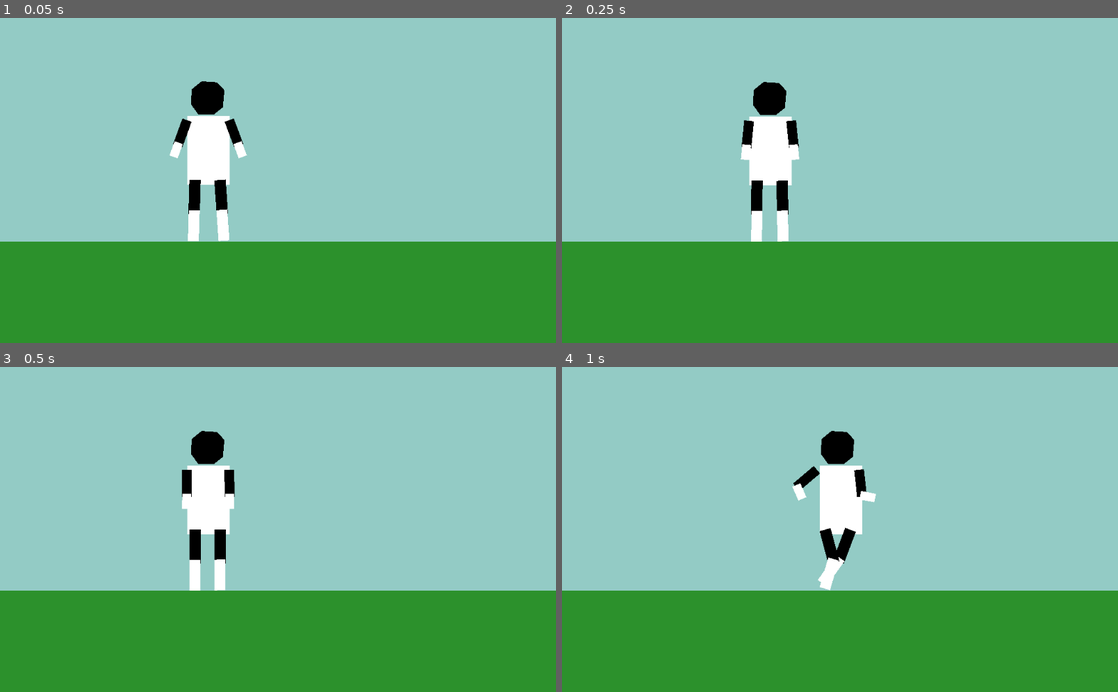
Above: before the commit, frames 1-4 (two rows, left to right).
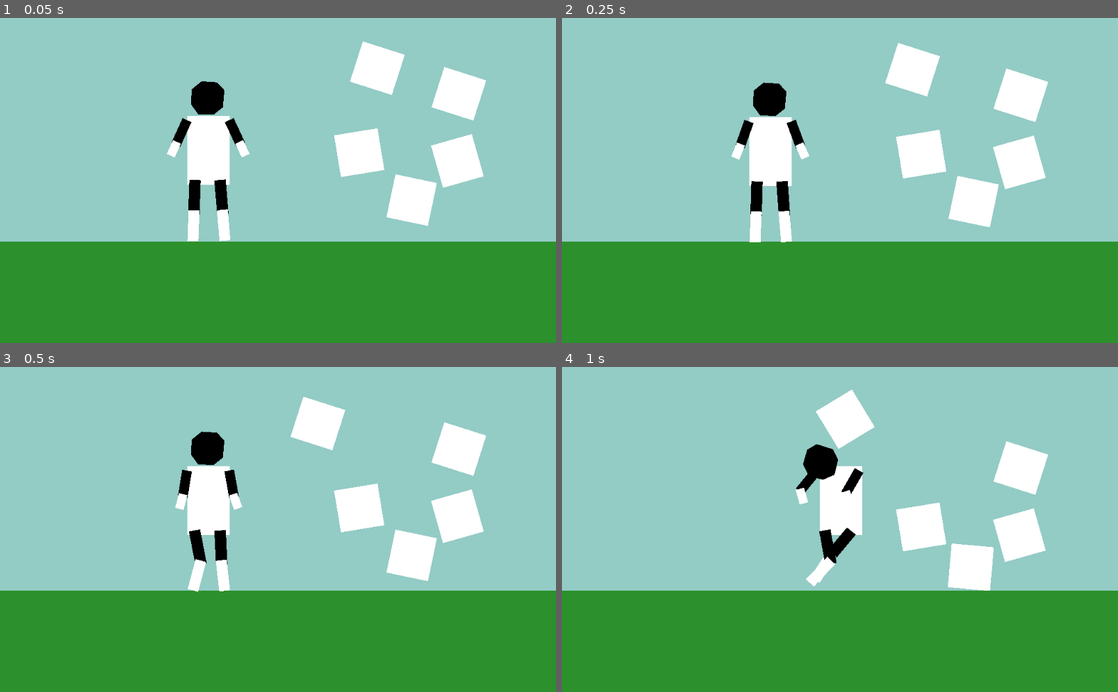
Above: after the commit, the same moments.

Repository: cccccroge/ragdoll_test
Game: Godot game, scene res://main_scene/Main.tscn
The game is run twice, just before and just after one commit, with the same random seed, the same clock (stepped at 60 frames per second) and the same inputs.
Inputs:
- Up to frame 1 (0.05 s): no input
- Up to frame 2 (0.25 s): no input
- Up to frame 3 (0.5 s): no input
- Up to frame 4 (1 s): hold D (character_move_right) from 0.53 s (still down)

The runs differ from the first frame. In frame 1, 5.5% of the frame differs, in the area x 30-88%, y 7-69%; in frame 2, 6.0%; in frame 3, 5.9%; in frame 4, 6.7%, in the area x 41-88%, y 7-69%.

Commit message:
Success on walk

Diff:
--- a/main_scene/Main.tscn
+++ b/main_scene/Main.tscn
@@ -1,9 +1,12 @@
-[gd_scene load_steps=3 format=2]
+[gd_scene load_steps=4 format=2]
 
 [ext_resource path="res://main_scene/character/Character_3.tscn" type="PackedScene" id=1]
 
 [sub_resource type="RectangleShape2D" id=1]
 extents = Vector2( 1540.59, 91.3183 )
+
+[sub_resource type="RectangleShape2D" id=2]
+extents = Vector2( 39.1134, 40.5828 )
 
 [node name="Main" type="Node2D"]
 
@@ -13,6 +16,9 @@
 margin_right = 2151.0
 margin_bottom = 604.0
 color = Color( 0.580392, 0.8, 0.776471, 1 )
+__meta__ = {
+"_edit_use_anchors_": false
+}
 
 [node name="Ground" type="StaticBody2D" parent="."]
 position = Vector2( 0.373016, 412.972 )
@@ -29,3 +35,89 @@
 
 [node name="Character_3" parent="." instance=ExtResource( 1 )]
 position = Vector2( 382.809, 412.172 )
+
+[node name="Obstacle" type="RigidBody2D" parent="."]
+position = Vector2( 758.291, 335.643 )
+rotation = 0.206691
+
+[node name="ColorRect" type="ColorRect" parent="Obstacle"]
+margin_left = -39.0
+margin_top = -40.0
+margin_right = 39.0
+margin_bottom = 41.0
+__meta__ = {
+"_edit_use_anchors_": false
+}
+
+[node name="CollisionShape2D" type="CollisionShape2D" parent="Obstacle"]
+shape = SubResource( 2 )
+
+[node name="Obstacle2" type="RigidBody2D" parent="."]
+position = Vector2( 842.268, 263.329 )
+rotation = -0.275744
+mass = 5.0
+continuous_cd = 2
+
+[node name="ColorRect" type="ColorRect" parent="Obstacle2"]
+margin_left = -39.0
+margin_top = -40.0
+margin_right = 39.0
+margin_bottom = 41.0
+__meta__ = {
+"_edit_use_anchors_": false
+}
+
+[node name="CollisionShape2D" type="CollisionShape2D" parent="Obstacle2"]
+shape = SubResource( 2 )
+
+[node name="Obstacle3" type="RigidBody2D" parent="."]
+position = Vector2( 661.074, 248.642 )
+rotation = -1.73327
+mass = 5.0
+
+[node name="ColorRect" type="ColorRect" parent="Obstacle3"]
+margin_left = -39.0
+margin_top = -40.0
+margin_right = 39.0
+margin_bottom = 41.0
+__meta__ = {
+"_edit_use_anchors_": false
+}
+
+[node name="CollisionShape2D" type="CollisionShape2D" parent="Obstacle3"]
+shape = SubResource( 2 )
+
+[node name="Obstacle4" type="RigidBody2D" parent="."]
+position = Vector2( 844.601, 139.695 )
+rotation = -1.26108
+mass = 5.0
+
+[node name="ColorRect" type="ColorRect" parent="Obstacle4"]
+margin_left = -39.0
+margin_top = -40.0
+margin_right = 39.0
+margin_bottom = 41.0
+__meta__ = {
+"_edit_use_anchors_": false
+}
+
+[node name="CollisionShape2D" type="CollisionShape2D" parent="Obstacle4"]
+shape = SubResource( 2 )
+
+[node name="Obstacle5" type="RigidBody2D" parent="."]
+position = Vector2( 702.836, 92.4402 )
+rotation = -1.26108
+mass = 5.0
+linear_velocity = Vector2( -250, 0 )
+
+[node name="ColorRect" type="ColorRect" parent="Obstacle5"]
+margin_left = -39.0
+margin_top = -40.0
+margin_right = 39.0
+margin_bottom = 41.0
+__meta__ = {
+"_edit_use_anchors_": false
+}
+
+[node name="CollisionShape2D" type="CollisionShape2D" parent="Obstacle5"]
+shape = SubResource( 2 )
--- a/main_scene/character/Character_3.gd
+++ b/main_scene/character/Character_3.gd
@@ -3,8 +3,9 @@
 
 export var velocity = 5
 
-export var anim_ratio = 0.1
+export var anim_ratio = 0.05
 var physics_ratio = 1 - anim_ratio
+var isBlend := true
 
 onready var bone_base = $Skeleton2D/Base
 onready var bone_head = $Skeleton2D/Base/Head
@@ -68,6 +69,9 @@
 
 
 func _physics_process(delta):
+	if not isBlend:
+		return
+
 	# blend rigid's rotation with animation
 	for i in range(bone_list.size()):
 		var physics = rigid_list[i].get_rotation()
@@ -78,18 +82,19 @@
 func _integrate_forces(state):
 	var xform = state.get_transform()
 
-	anim_ratio = 0.1
-
 	if Input.is_action_pressed("character_move_right"):
 		xform.origin.x += velocity
+		isBlend = true
 		anim_player.play("Run")
 	elif Input.is_action_pressed("character_move_left"):
 		xform.origin.x -= velocity
+		isBlend = true
 		anim_player.play("Run")
 	else:
 		#anim_player.play("Run")
-		#anim_player.play("Idle")
-		anim_player.stop()
-		anim_ratio = 0
+		anim_player.play("Idle")
+		#anim_player.stop()
+		#isBlend = false
+		pass
 
 	state.set_transform(xform)
--- a/main_scene/character/Character_3.tscn
+++ b/main_scene/character/Character_3.tscn
@@ -1,10 +1,11 @@
-[gd_scene load_steps=12 format=2]
+[gd_scene load_steps=13 format=2]
 
 [ext_resource path="res://main_scene/character/Character_3.gd" type="Script" id=1]
+[ext_resource path="res://main_scene/character/physicsmaterial.tres" type="PhysicsMaterial" id=2]
 
 [sub_resource type="CapsuleShape2D" id=1]
-radius = 43.9699
-height = 208.142
+radius = 28.3267
+height = 36.8956
 
 [sub_resource type="RectangleShape2D" id=2]
 extents = Vector2( 38.9891, 64.5553 )
@@ -129,8 +130,7 @@
 "values": [ 204.455 ]
 }
 
-[sub_resource type="Animation" id=9]
-resource_name = "Run"
+[sub_resource type="Animation" id=10]
 loop = true
 tracks/0/type = "value"
 tracks/0/path = NodePath("Skeleton2D/Base/Seg1/Seg2:rotation_degrees")
@@ -231,11 +231,13 @@
 
 [node name="Character_3" type="RigidBody2D"]
 collision_mask = 2
+mass = 5.0
 can_sleep = false
 script = ExtResource( 1 )
 
 [node name="CollisionShape2D" type="CollisionShape2D" parent="."]
-position = Vector2( 0, -148.64 )
+position = Vector2( 0, -30.1104 )
+rotation = -1.57079
 shape = SubResource( 1 )
 
 [node name="Skeleton2D" type="Skeleton2D" parent="."]
@@ -253,8 +255,7 @@
 
 [node name="Seg1" type="Bone2D" parent="Skeleton2D/Base"]
 position = Vector2( 121.28, 39.365 )
-rotation = 4.31712
-scale = Vector2( 1, 1 )
+rotation = 2.69976
 rest = Transform2D( -0.903969, 0.427599, -0.427599, -0.903969, 121.28, 39.365 )
 default_length = 50.0
 __meta__ = {
@@ -264,7 +265,7 @@
 
 [node name="Seg2" type="Bone2D" parent="Skeleton2D/Base/Seg1"]
 position = Vector2( 47.3813, 0.000602722 )
-rotation = -1.62078
+rotation = -0.00343394
 rest = Transform2D( 0.999994, -0.00343394, 0.00343394, 0.999994, 47.3813, 0.000602722 )
 default_length = 25.0
 __meta__ = {
@@ -273,8 +274,7 @@
 
 [node name="Seg3" type="Bone2D" parent="Skeleton2D/Base"]
 position = Vector2( 121.279, -38.411 )
-rotation = 2.1996
-scale = Vector2( 1, 1 )
+rotation = 3.56841
 rest = Transform2D( -0.910284, -0.413985, 0.413985, -0.910284, 121.279, -38.411 )
 default_length = 50.0
 __meta__ = {
@@ -284,7 +284,7 @@
 
 [node name="Seg4" type="Bone2D" parent="Skeleton2D/Base/Seg3"]
 position = Vector2( 47.3813, 0.000602722 )
-rotation = -1.40232
+rotation = -0.0123826
 rest = Transform2D( 0.999923, -0.0123823, 0.0123823, 0.999923, 47.3813, 0.000602722 )
 default_length = 25.0
 __meta__ = {
@@ -293,8 +293,7 @@
 
 [node name="Seg5" type="Bone2D" parent="Skeleton2D/Base"]
 position = Vector2( 6.88525, 22.1835 )
-rotation = 1.65794
-scale = Vector2( 1, 1 )
+rotation = 3.05553
 rest = Transform2D( -0.996299, 0.0859638, -0.0859638, -0.996299, 6.88525, 22.1835 )
 default_length = 50.0
 __meta__ = {
@@ -304,7 +303,7 @@
 
 [node name="Seg6" type="Bone2D" parent="Skeleton2D/Base/Seg5"]
 position = Vector2( 54.2549, -0.186401 )
-rotation = 1.09692
+rotation = -0.00978151
 rest = Transform2D( 0.999952, -0.00978135, 0.00978135, 0.999952, 54.2549, -0.186401 )
 default_length = 54.0
 __meta__ = {
@@ -313,8 +312,7 @@
 
 [node name="Seg7" type="Bone2D" parent="Skeleton2D/Base"]
 position = Vector2( 6.88496, -23.7956 )
-rotation = 3.79384
-scale = Vector2( 1, 1 )
+rotation = 3.17601
 rest = Transform2D( -0.999408, -0.0344186, 0.0344186, -0.999408, 6.88496, -23.7956 )
 default_length = 50.0
 __meta__ = {
@@ -324,7 +322,7 @@
 
 [node name="Seg8" type="Bone2D" parent="Skeleton2D/Base/Seg7"]
 position = Vector2( 54.3325, -0.191212 )
-rotation = 0.773176
+rotation = -0.00387025
 rest = Transform2D( 0.999992, -0.00387024, 0.00387024, 0.999992, 54.3325, -0.191212 )
 default_length = 54.0
 __meta__ = {
@@ -335,7 +333,8 @@
 position = Vector2( 0, -102.385 )
 collision_mask = 2
 mode = 3
-can_sleep = false
+physics_material_override = ExtResource( 2 )
+gravity_scale = 8.0
 
 [node name="ColorRect" type="ColorRect" parent="Base"]
 margin_left = -38.0
@@ -379,8 +378,8 @@
 [node name="Head" type="RigidBody2D" parent="Base"]
 position = Vector2( 0, -130.116 )
 collision_mask = 2
-mass = 0.5
-can_sleep = false
+physics_material_override = ExtResource( 2 )
+gravity_scale = 8.0
 
 [node name="Polygon2D" type="Polygon2D" parent="Base/Head"]
 position = Vector2( -110.682, 78.6595 )
@@ -398,8 +397,8 @@
 position = Vector2( 39.3719, -121.199 )
 rotation = -0.439294
 collision_mask = 2
-mass = 10.0
-can_sleep = false
+physics_material_override = ExtResource( 2 )
+gravity_scale = 8.0
 
 [node name="ColorRect" type="ColorRect" parent="Base/Seg1"]
 margin_left = 9.02853
@@ -424,8 +423,8 @@
 [node name="Seg2" type="RigidBody2D" parent="Base/Seg1"]
 position = Vector2( -0.229141, 50.1618 )
 collision_mask = 2
-mass = 5.0
-can_sleep = false
+physics_material_override = ExtResource( 2 )
+gravity_scale = 8.0
 
 [node name="ColorRect" type="ColorRect" parent="Base/Seg1/Seg2"]
 margin_left = 8.20906
@@ -445,8 +444,8 @@
 position = Vector2( -38.4041, -121.199 )
 rotation = 0.428662
 collision_mask = 2
-mass = 0.2
-can_sleep = false
+physics_material_override = ExtResource( 2 )
+gravity_scale = 8.0
 
 [node name="ColorRect" type="ColorRect" parent="Base/Seg3"]
 margin_left = 9.02853
@@ -471,8 +470,8 @@
 [node name="Seg4" type="RigidBody2D" parent="Base/Seg3"]
 position = Vector2( -0.229141, 50.1618 )
 collision_mask = 2
-mass = 0.1
-can_sleep = false
+physics_material_override = ExtResource( 2 )
+gravity_scale = 8.0
 
 [node name="ColorRect" type="ColorRect" parent="Base/Seg3/Seg4"]
 margin_left = 8.20906
@@ -492,8 +491,8 @@
 position = Vector2( 21.8672, -10.6282 )
 rotation = -0.0850256
 collision_mask = 2
-mass = 0.2
-can_sleep = false
+physics_material_override = ExtResource( 2 )
+gravity_scale = 8.0
 
 [node name="ColorRect" type="ColorRect" parent="Base/Seg5"]
 margin_left = 11.0
@@ -517,8 +516,8 @@
 [node name="Seg6" type="RigidBody2D" parent="Base/Seg5"]
 position = Vector2( 0.1201, 58.1148 )
 collision_mask = 2
-mass = 0.1
-can_sleep = false
+physics_material_override = ExtResource( 2 )
+gravity_scale = 8.0
 
 [node name="ColorRect" type="ColorRect" parent="Base/Seg5/Seg6"]
 margin_left = 10.4782
@@ -538,8 +537,8 @@
 position = Vector2( -24.1119, -10.6282 )
 rotation = 0.0346581
 collision_mask = 2
-mass = 0.2
-can_sleep = false
+physics_material_override = ExtResource( 2 )
+gravity_scale = 8.0
 
 [node name="ColorRect" type="ColorRect" parent="Base/Seg7"]
 margin_left = 11.0
@@ -563,8 +562,8 @@
 [node name="Seg8" type="RigidBody2D" parent="Base/Seg7"]
 position = Vector2( 0.568945, 58.0037 )
 collision_mask = 2
-mass = 0.1
-can_sleep = false
+physics_material_override = ExtResource( 2 )
+gravity_scale = 8.0
 
 [node name="ColorRect" type="ColorRect" parent="Base/Seg7/Seg8"]
 margin_left = 10.0183
@@ -583,5 +582,5 @@
 [node name="AnimationPlayer" type="AnimationPlayer" parent="."]
 autoplay = "Idle"
 playback_process_mode = 0
-anims/Idle = SubResource( 10 )
-anims/Run = SubResource( 9 )
+anims/Idle = SubResource( 9 )
+anims/Run = SubResource( 10 )
--- a/main_scene/character/physicsmaterial.tres
+++ b/main_scene/character/physicsmaterial.tres
@@ -1,3 +1,6 @@
 [gd_resource type="PhysicsMaterial" format=2]
 
 [resource]
+friction = 5.0
+rough = true
+absorbent = true
--- a/project.godot
+++ b/project.godot
@@ -42,6 +42,10 @@
 2d_physics/layer_1="player"
 2d_physics/layer_2="others"
 
+[physics]
+
+2d/default_angular_damp=2.0
+
 [rendering]
 
 environment/default_environment="res://default_env.tres"
Not shown: 1 places in main_scene/character/Character_3.tscn that only renumber resources
